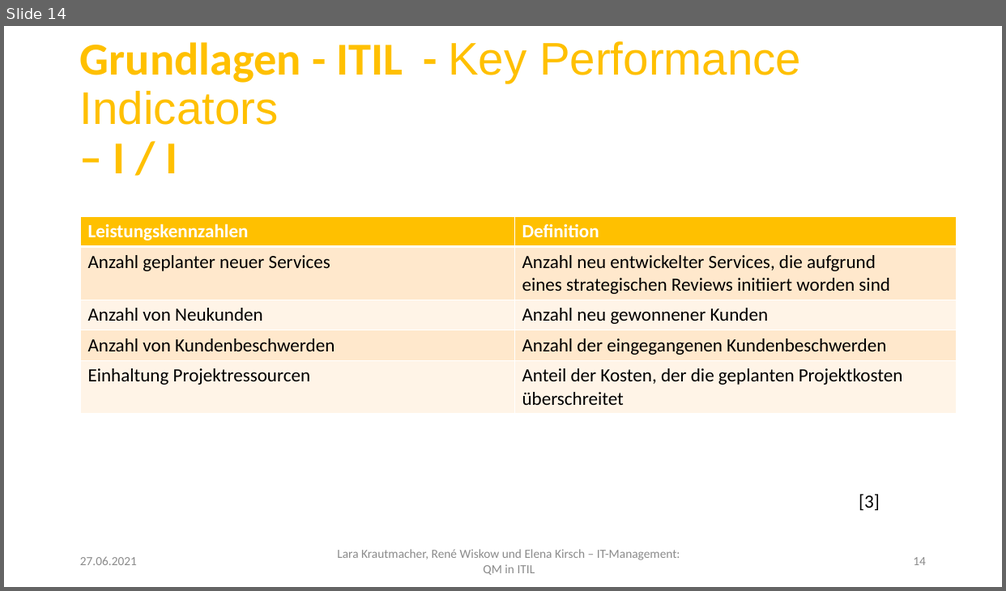
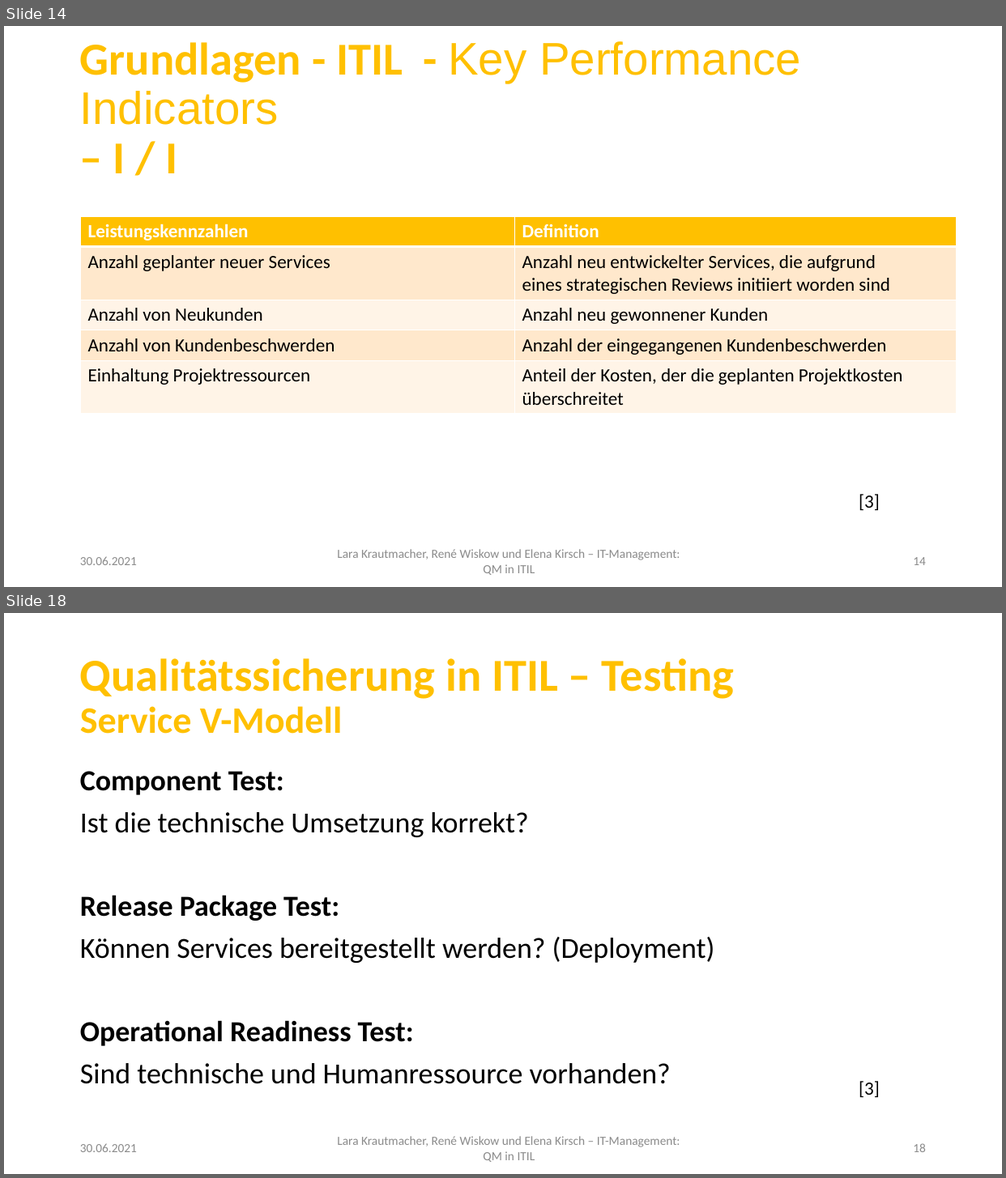
Before and after one commit to LaraKrauti/Qualitaetssicherung, a slide deck: LaraKrautmacher_RenéWiskow_ElenaKirsch_ITManagement.pptx. Shown one above the other, each under a label of ours: slide 14 before the commit, slides 14 and 18 after it; the slides between them are not shown. The pictures are 1006x591 and 1006x1178 pixels, drawn with LibreOffice and Linux fonts; fonts in the diff are those of the drawing; background and template pictures are left out. Boxes give left, top, right and bottom in pixels: in the first picture for what was removed or moved away, otherwise in the second. Text is boxed around its words. In the diff, an @@ line names an element or a change of style, - is before the commit and + after.

Commit message:
Folien Testing und Fazit

```diff
--- a/LaraKrautmacher_RenéWiskow_ElenaKirsch_ITManagement.pptx
+++ b/LaraKrautmacher_RenéWiskow_ElenaKirsch_ITManagement.pptx
@@ slide 18 added at [4,613,1002,1174], background #FFFFFF; not listed: 1 template element that a slide beside it also shows @@
@@ title added at [80,658,734,734], 44 pt, text #FFC000, bold @@
+Qualitätssicherung in ITIL – Testing
+Service V-Modell
@@ text added at [80,771,715,1084], 28 pt, text #000000 @@
+Component Test:
+Ist die technische Umsetzung korrekt?
+Release Package Test:
+Können Services bereitgestellt werden? (Deployment)
+Operational Readiness Test:
+Sind technische und Humanressource vorhanden?
@@ text added at [859,1081,880,1097], 18 pt, text #000000 @@
+[3]
@@ text added at [80,1144,137,1152], 12 pt, text #8C8C8C @@
+30.06.2021
@@ page number added at [913,1144,926,1152], 12 pt, text #8C8C8C @@
+18
@@ slide 14 changed as well @@
@@ text at [80,557,137,565]: text changed @@
-27.06.2021
+30.06.2021
```
Also in this commit, not shown: 14 other slides changed, 16 other slides added, 3 other files.
